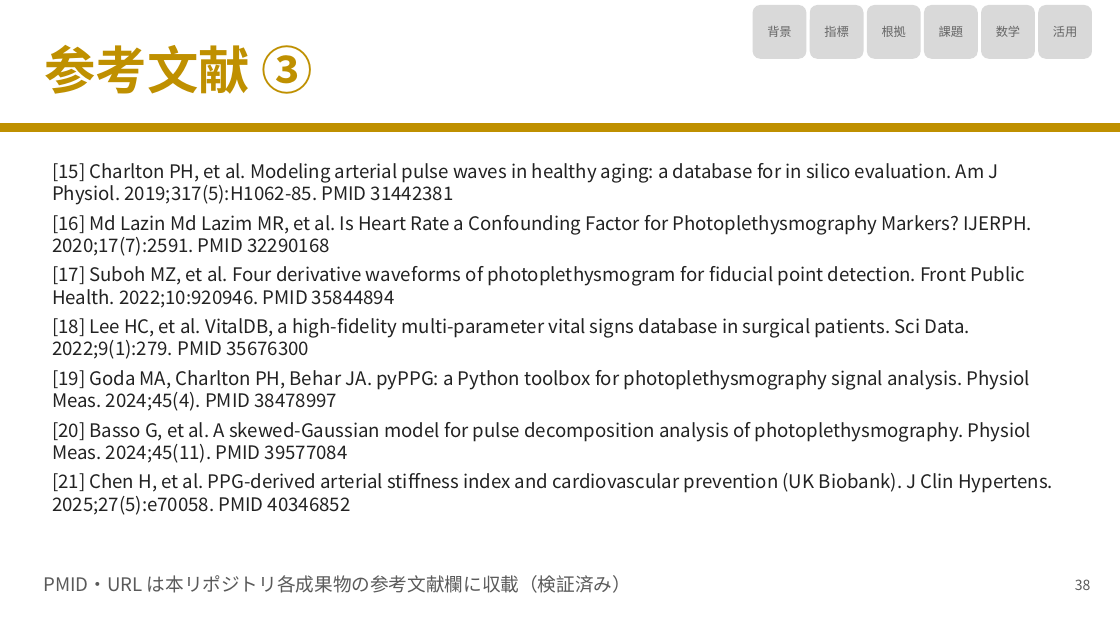
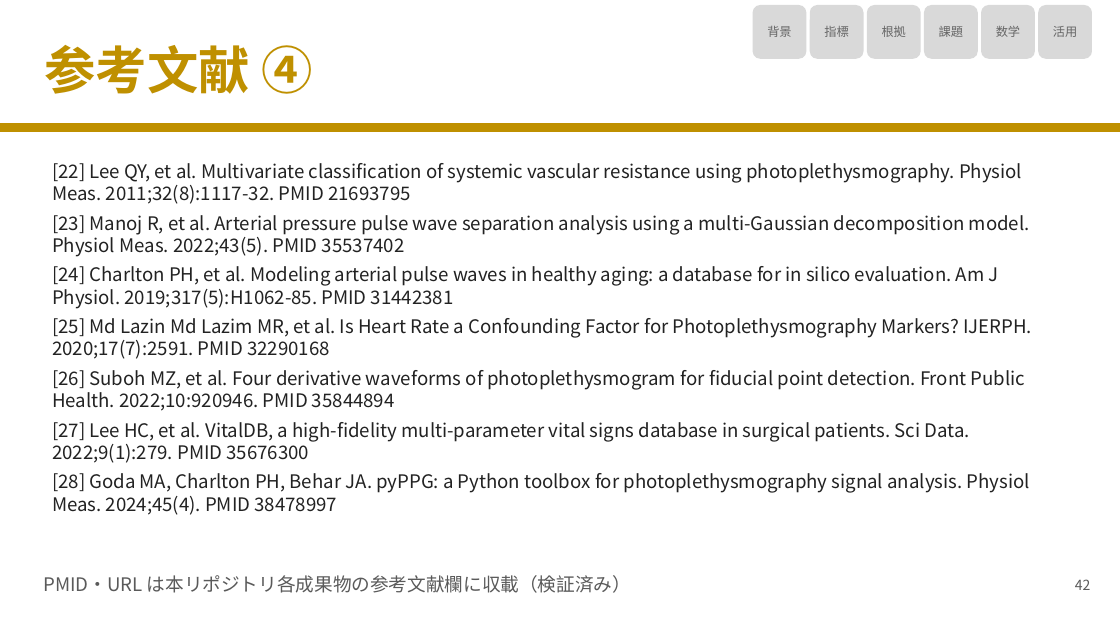
Before and after one commit to nobumitsu-3141/ppg-study, a slide deck: slide 43 of slides/PPG_SI_RI_reflected_wave_slides.pptx (slide 39 before the commit). Drawn at 1120x630 pixels with LibreOffice and Linux fonts; fonts in the diff are those of the drawing. Boxes give left, top, right and bottom in pixels: in the first picture for what was removed or moved away, otherwise in the second. Text is boxed around its words. In the diff, an @@ line names an element or a change of style, - is before the commit and + after.

```diff
--- a/slides/PPG_SI_RI_reflected_wave_slides.pptx
+++ b/slides/PPG_SI_RI_reflected_wave_slides.pptx
@@ title at bbox=[45, 45, 313, 94]: text changed @@
-参考文献 ③
+参考文献 ④
@@ text at bbox=[52, 163, 1032, 515]: text changed @@
-[15] Charlton PH, et al. Modeling arterial pulse waves in healthy aging: a database for in silico evaluation. Am J Physiol. 2019;317(5):H1062-85. PMID 31442381
-[16] Md Lazin Md Lazim MR, et al. Is Heart Rate a Confounding Factor for Photoplethysmography Markers? IJERPH. 2020;17(7):2591. PMID 32290168
-[17] Suboh MZ, et al. Four derivative waveforms of photoplethysmogram for fiducial point detection. Front Public Health. 2022;10:920946. PMID 35844894
-[18] Lee HC, et al. VitalDB, a high-fidelity multi-parameter vital signs database in surgical patients. Sci Data. 2022;9(1):279. PMID 35676300
-[19] Goda MA, Charlton PH, Behar JA. pyPPG: a Python toolbox for photoplethysmography signal analysis. Physiol Meas. 2024;45(4). PMID 38478997
-[20] Basso G, et al. A skewed-Gaussian model for pulse decomposition analysis of photoplethysmography. Physiol Meas. 2024;45(11). PMID 39577084
-[21] Chen H, et al. PPG-derived arterial stiffness index and cardiovascular prevention (UK Biobank). J Clin Hypertens. 2025;27(5):e70058. PMID 40346852
+[22] Lee QY, et al. Multivariate classification of systemic vascular resistance using photoplethysmography. Physiol Meas. 2011;32(8):1117-32. PMID 21693795
+[23] Manoj R, et al. Arterial pressure pulse wave separation analysis using a multi-Gaussian decomposition model. Physiol Meas. 2022;43(5). PMID 35537402
+[24] Charlton PH, et al. Modeling arterial pulse waves in healthy aging: a database for in silico evaluation. Am J Physiol. 2019;317(5):H1062-85. PMID 31442381
+[25] Md Lazin Md Lazim MR, et al. Is Heart Rate a Confounding Factor for Photoplethysmography Markers? IJERPH. 2020;17(7):2591. PMID 32290168
+[26] Suboh MZ, et al. Four derivative waveforms of photoplethysmogram for fiducial point detection. Front Public Health. 2022;10:920946. PMID 35844894
+[27] Lee HC, et al. VitalDB, a high-fidelity multi-parameter vital signs database in surgical patients. Sci Data. 2022;9(1):279. PMID 35676300
+[28] Goda MA, Charlton PH, Behar JA. pyPPG: a Python toolbox for photoplethysmography signal analysis. Physiol Meas. 2024;45(4). PMID 38478997
@@ text at bbox=[1075, 579, 1091, 590]: text changed @@
-38
+42
```
Also in this commit, not shown: 23 other slides changed, 5 slides added, 6 other files.
